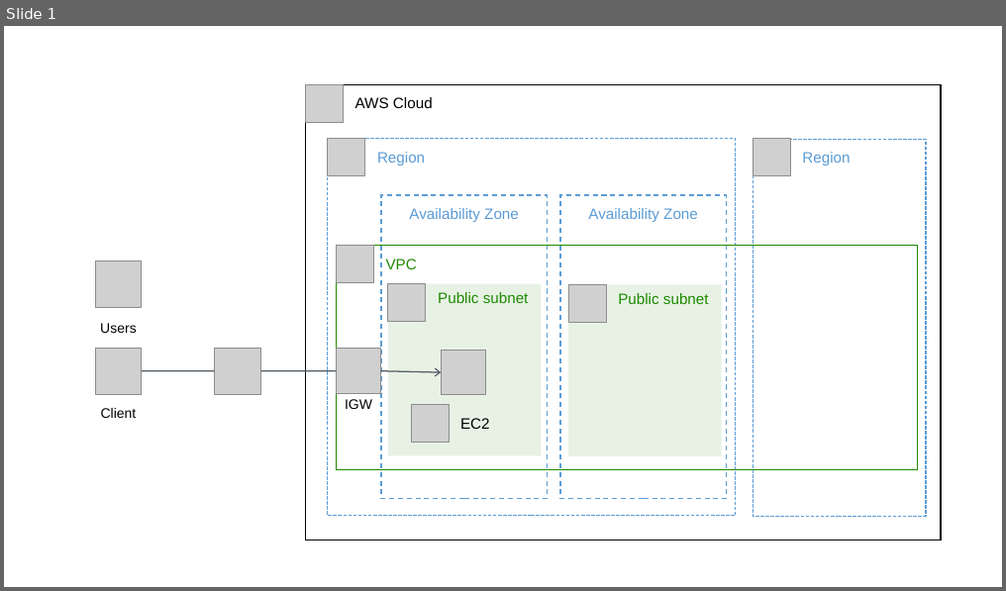
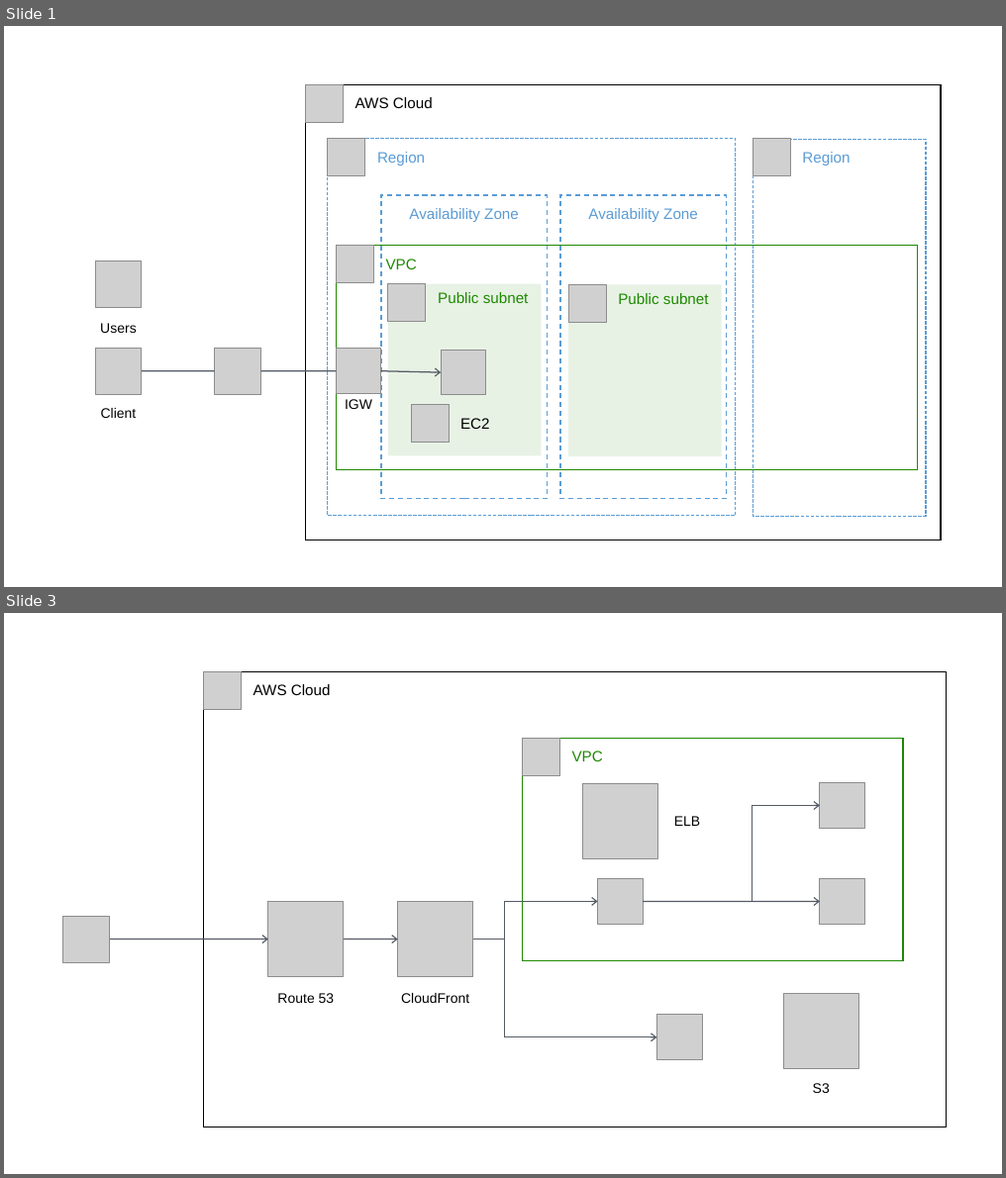
Before and after one commit to ichigo-1125/knowledge, a slide deck: assets/AWS.odp. Shown one above the other, each under a label of ours: slide 1 before the commit, slides 1 and 3 after it; the slides between them are not shown. The pictures are 1006x591 and 1006x1178 pixels, drawn with LibreOffice and Linux fonts; fonts in the diff are those of the drawing; grey boxes stand for pictures. Boxes give left, top, right and bottom in pixels: in the first picture for what was removed or moved away, otherwise in the second. Text is boxed around its words. In the diff, an @@ line names an element or a change of style, - is before the commit and + after.

```diff
--- a/assets/AWS.odp
+++ b/assets/AWS.odp
@@ slide 3 added at (x1=4, y1=613, x2=1002, y2=1174), background #FFFFFF @@
@@ rectangle added at (x1=203, y1=671, x2=946, y2=1128), outline #000000 0.99 pt, 12 pt, text #000000 @@
+AWS Cloud
@@ picture added at (x1=203, y1=671, x2=242, y2=710) @@
@@ rectangle added at (x1=522, y1=738, x2=903, y2=960), outline #1E8900 0.99 pt, 12 pt, text #1E8900 @@
+VPC
@@ picture added at (x1=522, y1=738, x2=560, y2=776) @@
@@ picture added at (x1=582, y1=783, x2=657, y2=859) @@
@@ picture added at (x1=820, y1=783, x2=865, y2=829) @@
@@ elbow arrow added from (644, 902) to (820, 806), #545B64 0.99 pt @@
@@ text added at (x1=674, y1=816, x2=700, y2=826), 11 pt, text #000000 @@
+ELB
@@ picture added at (x1=598, y1=879, x2=644, y2=925) @@
@@ picture added at (x1=820, y1=879, x2=865, y2=925) @@
@@ picture added at (x1=268, y1=902, x2=344, y2=977) @@
@@ picture added at (x1=398, y1=902, x2=473, y2=977) @@
@@ elbow arrow added from (473, 940) to (598, 902), #545B64 0.99 pt @@
@@ arrow added from (644, 902) to (820, 902), #545B64 0.99 pt @@
@@ picture added at (x1=62, y1=916, x2=109, y2=962) @@
@@ arrow added from (110, 939) to (268, 940), #545B64 0.99 pt @@
@@ arrow added from (344, 939) to (398, 940), #545B64 0.99 pt @@
@@ elbow arrow added from (473, 939) to (656, 1038), #545B64 0.99 pt @@
@@ text added at (x1=277, y1=993, x2=335, y2=1003), 11 pt, text #000000 @@
+Route 53
@@ text added at (x1=401, y1=993, x2=469, y2=1003), 11 pt, text #000000 @@
+CloudFront
@@ picture added at (x1=784, y1=994, x2=858, y2=1069) @@
@@ picture added at (x1=656, y1=1015, x2=702, y2=1060) @@
@@ text added at (x1=813, y1=1083, x2=830, y2=1093), 11 pt, text #000000 @@
+S3
```
Also in this commit, not shown: 1 slide changed, 11 other files.
